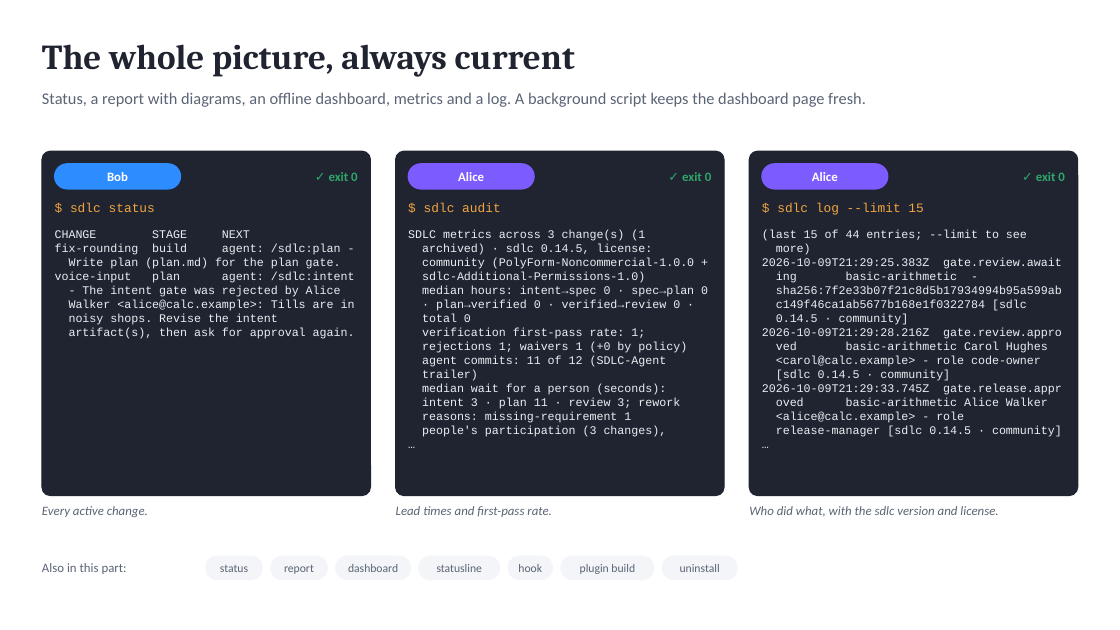
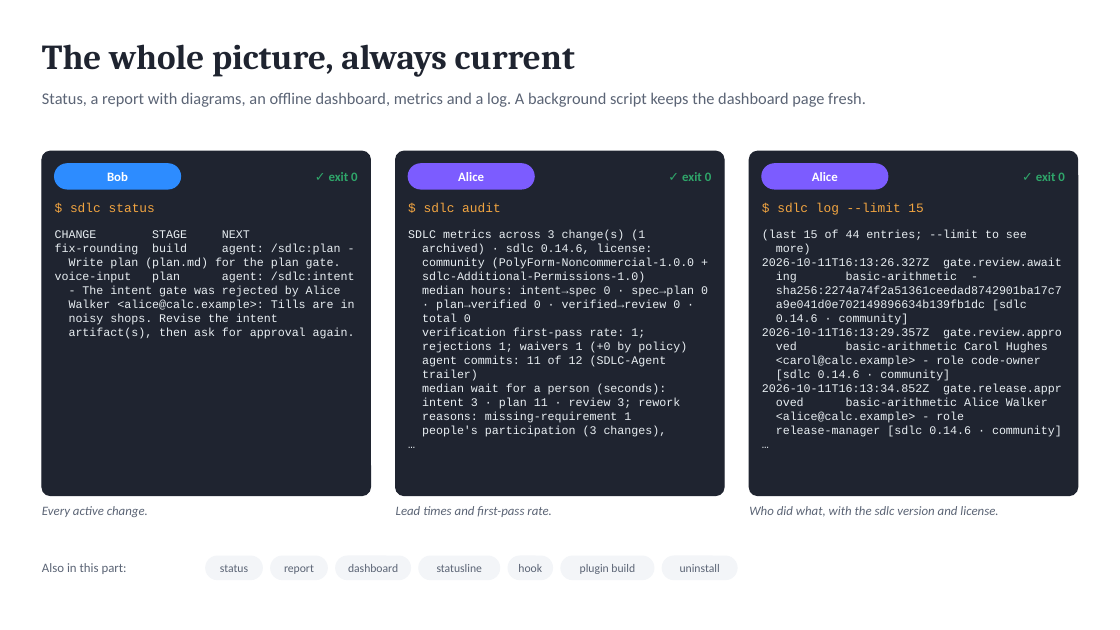
Before and after one commit to marin-ai-tech/sdlc, a slide deck: slide 18 of docs/demo/sdlc-calculator-demo.en.pptx. Drawn at 1120x630 pixels with LibreOffice and Linux fonts; fonts in the diff are those of the drawing. Boxes give left, top, right and bottom in pixels: in the first picture for what was removed or moved away, otherwise in the second. Text is boxed around its words. In the diff, an @@ line names an element or a change of style, - is before the commit and + after.

Commit message:
feat: the plan gate by the files of the plan; takeover holds every planned path (0.14.6)
- With several active changes, the agent may edit code, or write it
  through the shell, only in files an approved plan lists under "Files
  that change"; any other file meets the plan gate. With one active
  change nothing changes. Editing plan.md after its approval voids it.
- The takeover holds plain list items and globs, not only paths in
  backticks, and a plan whose list names no path holds the whole
  project. Takeover, rework and the untouched-planned warning share one
  parser; plan drift keeps its wider reading of the whole plan.
- The Next line and the status line agree with sdlc next after a review
  or release approval.
- The documentation, the course and the handbook describe the new rules.

```diff
--- a/docs/demo/sdlc-calculator-demo.en.pptx
+++ b/docs/demo/sdlc-calculator-demo.en.pptx
@@ text at (762, 258, 1062, 269): text changed @@
-2026-10-09T21:29:25.383Z gate.review.await
+2026-10-11T16:13:26.327Z gate.review.await
@@ text at (762, 286, 1062, 339): text changed @@
-sha256:7f2e33b07f21c8d5b17934994b95a599ab
-c149f46ca1ab5677b168e1f0322784 [sdlc
-0.14.5 · community]
-2026-10-09T21:29:28.216Z gate.review.appro
+sha256:2274a74f2a51361ceedad8742901ba17c7
+a9e041d0e702149896634b139fb1dc [sdlc
+0.14.6 · community]
+2026-10-11T16:13:29.357Z gate.review.appro
@@ text at (762, 370, 1062, 395): text changed @@
-[sdlc 0.14.5 · community]
-2026-10-09T21:29:33.745Z gate.release.appr
+[sdlc 0.14.6 · community]
+2026-10-11T16:13:34.852Z gate.release.appr
@@ text at (776, 426, 1062, 437): text changed @@
-release-manager [sdlc 0.14.5 · community]
+release-manager [sdlc 0.14.6 · community]
```
Also in this commit, not shown: 7 other slides changed, 54 other files.
